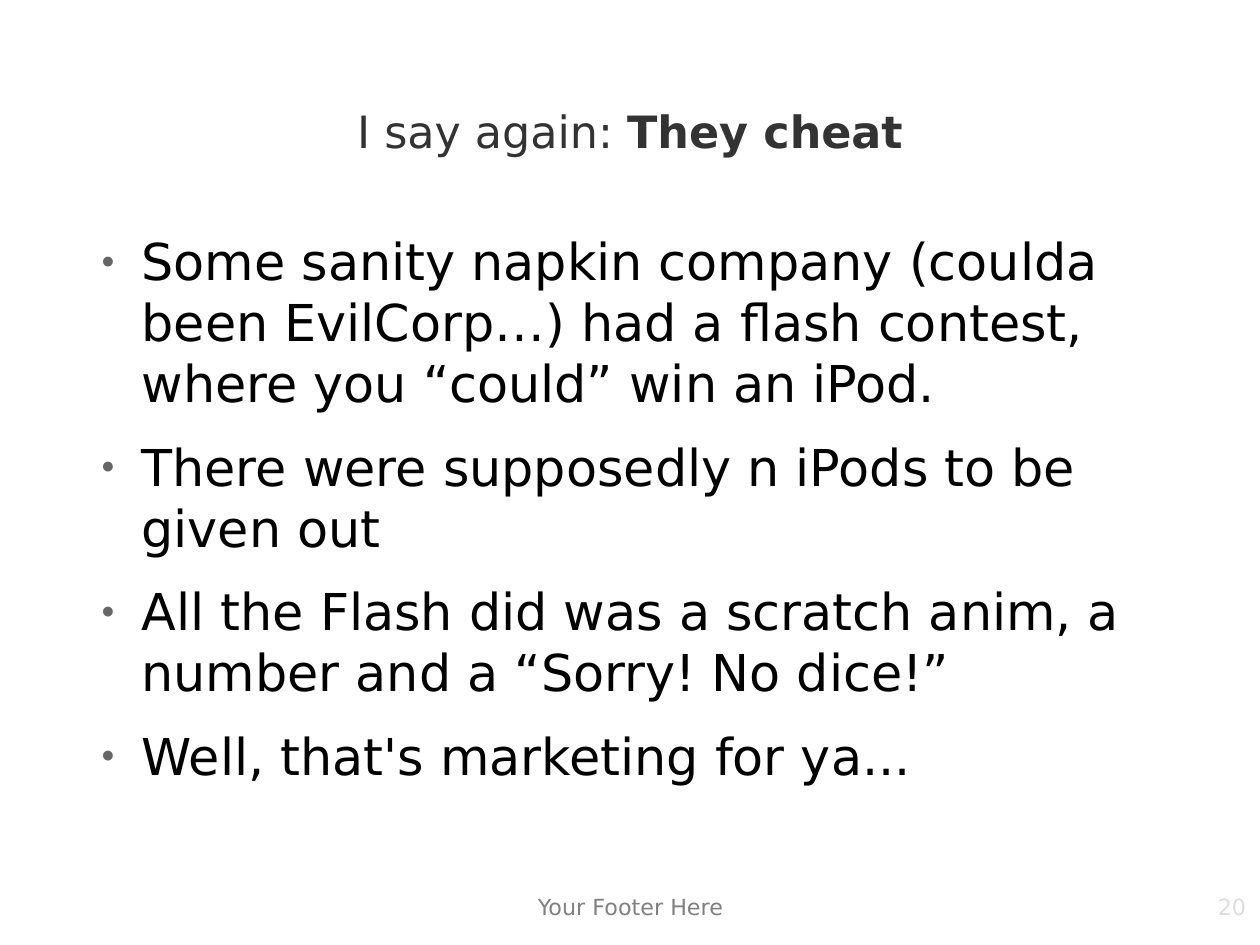
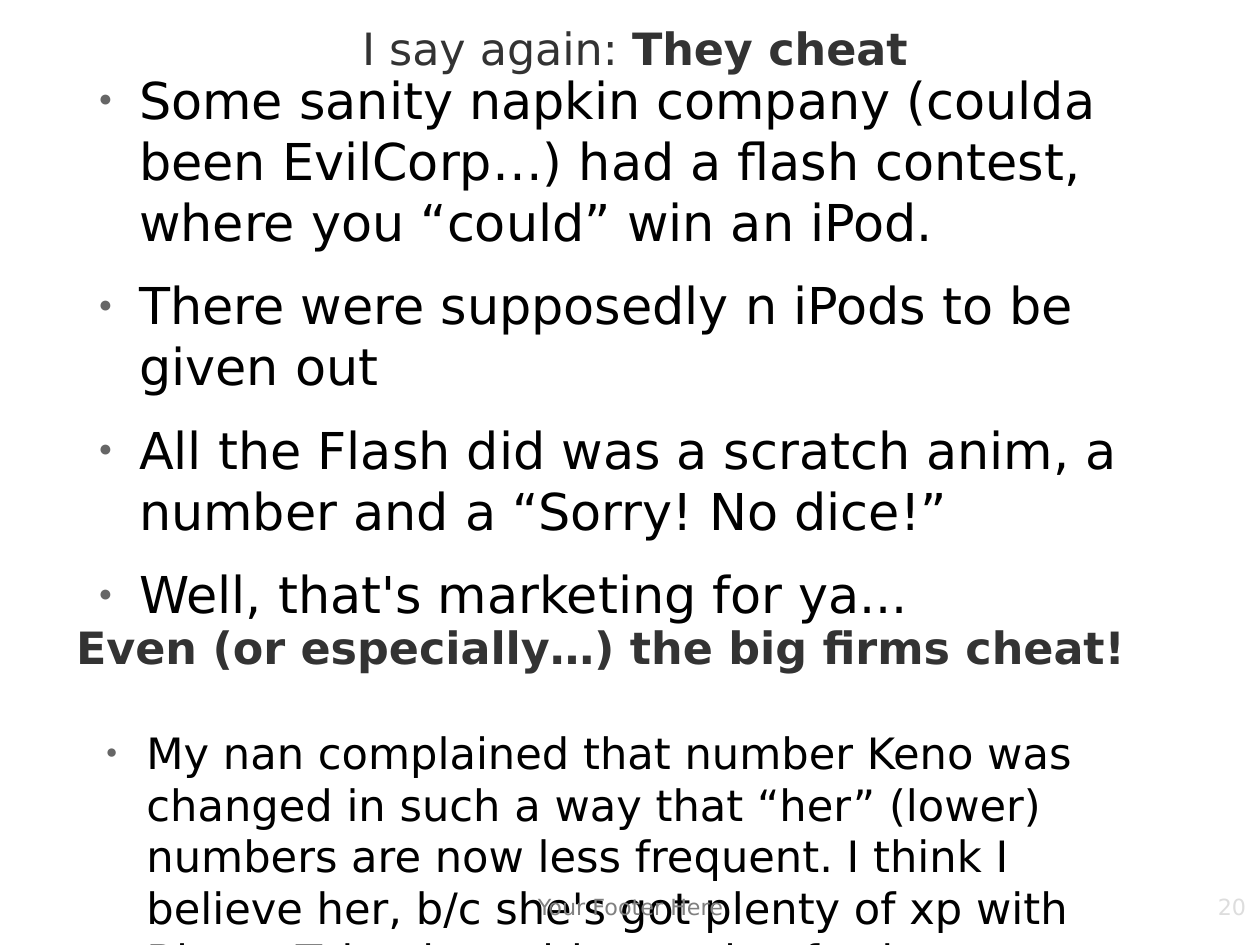
Before and after one commit to matiasw/disobey.fi-presentation, a slide deck: slide 20 of presis.odp. Drawn at 1260x945 pixels with LibreOffice and Linux fonts; fonts in the diff are those of the drawing; background and template pictures are left out. Boxes give left, top, right and bottom in pixels: in the first picture for what was removed or moved away, otherwise in the second. Text is boxed around its words. In the diff, an @@ line names an element or a change of style, - is before the commit and + after.

```diff
--- a/presis.odp
+++ b/presis.odp
@@ title "I say again: They cheat": place and size @@
-title "I say again: They cheat" at (357,114,902,158)
+title "I say again: They cheat" at (362,31,907,75)
@@ text "Some sanity napkin company (coulda ...": place and size @@
-text "Some sanity napkin company (coulda ..." at (142,241,1119,786)
+text "Some sanity napkin company (coulda ..." at (139,80,1117,624)
@@ title added at (76,630,1124,674), 28 pt, text #333333, bold @@
+Even (or especially…) the big firms cheat!
@@ text added at (146,736,1071,933), 27.2 pt, text #000000 @@
+● My nan complained that number Keno was changed in such a way that “her” (lower) numbers are now less frequent. I think I believe her, b/c she's got plenty of xp with Bingo. Take that with a grain of salt...
```
Also in this commit, not shown: 1 other slide changed, 3 slides added, 3 other files.
